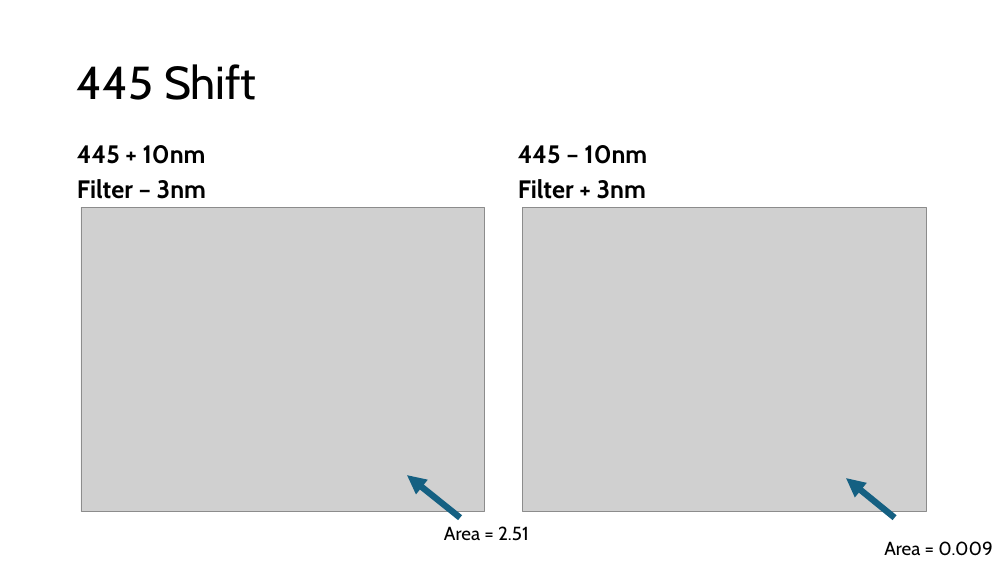
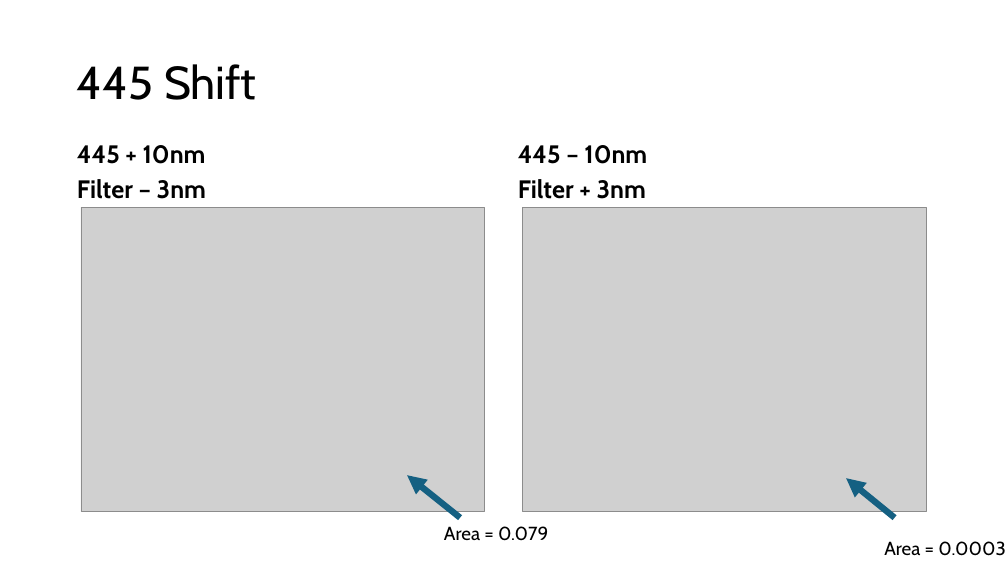
Before and after one commit to joshlwhitehead/work, a slide deck: slide 9 of analysis/fluorimeter/fluoroStack/fluoroStackTolerance.pptx. Drawn at 1008x567 pixels with LibreOffice and Linux fonts; fonts in the diff are those of the drawing; grey boxes stand for pictures. Boxes give left, top, right and bottom in pixels: in the first picture for what was removed or moved away, otherwise in the second. Text is boxed around its words. In the diff, an @@ line names an element or a change of style, - is before the commit and + after.

```diff
--- a/analysis/fluorimeter/fluoroStack/fluoroStackTolerance.pptx
+++ b/analysis/fluorimeter/fluoroStack/fluoroStackTolerance.pptx
@@ text at [444, 526, 548, 541]: text changed @@
-Area = 2.51
+Area = 0.079
@@ text at [884, 541, 1005, 556]: text changed @@
-Area = 0.009
+Area = 0.0003
```
Also in this commit, not shown: 1 other slide changed, 4 slides added, 4 other files.
